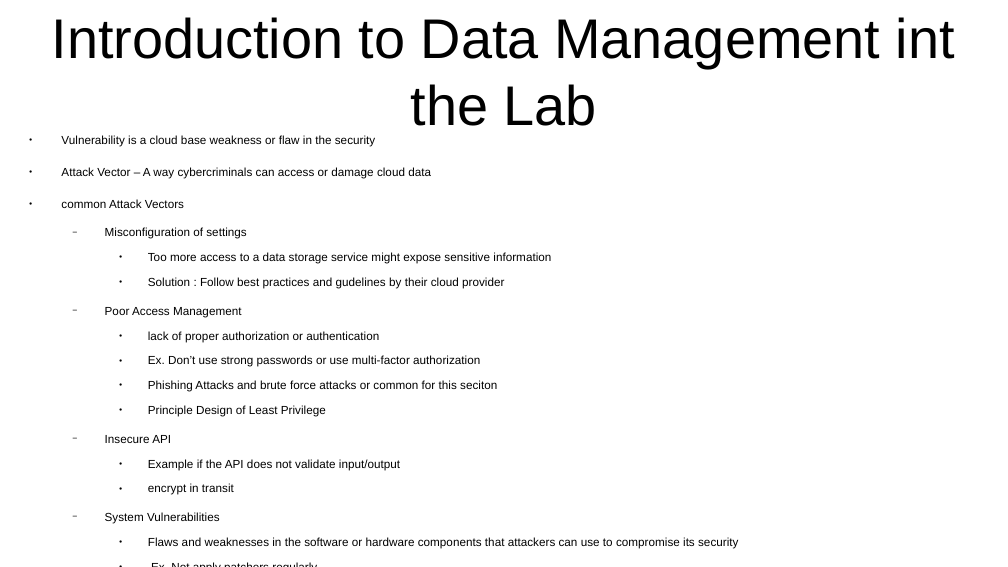
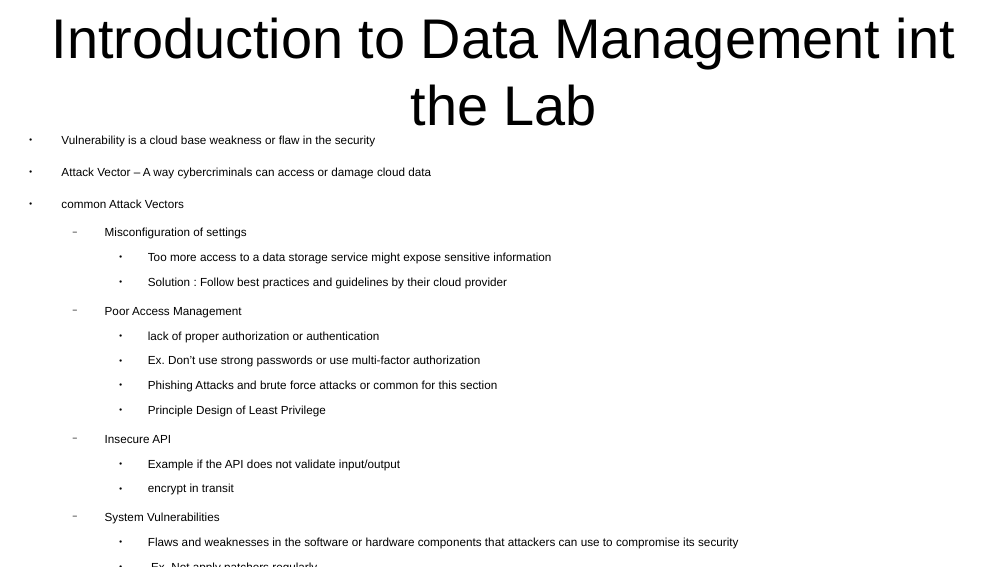
Before and after one commit to CharlesStockman/notesFromCourses, a slide deck: slide 77 of ibm/IBM -- Introduction to the Cloud.odp. Drawn at 1008x567 pixels with LibreOffice and Linux fonts; fonts in the diff are those of the drawing. Boxes give left, top, right and bottom in pixels: in the first picture for what was removed or moved away, otherwise in the second. Text is boxed around its words. In the diff, an @@ line names an element or a change of style, - is before the commit and + after.

```diff
--- a/ibm/IBM -- Introduction to the Cloud.odp
+++ b/ibm/IBM -- Introduction to the Cloud.odp
@@ text at bbox=[148, 277, 507, 289]: text changed @@
-    ● Solution : Follow best practices and gudelines by their cloud provider
+    ● Solution : Follow best practices and guidelines by their cloud provider
@@ text at bbox=[148, 380, 497, 392]: text changed @@
-    ● Phishing Attacks and brute force attacks or common for this seciton
+    ● Phishing Attacks and brute force attacks or common for this section
```
Also in this commit, not shown: 26 other slides changed.
